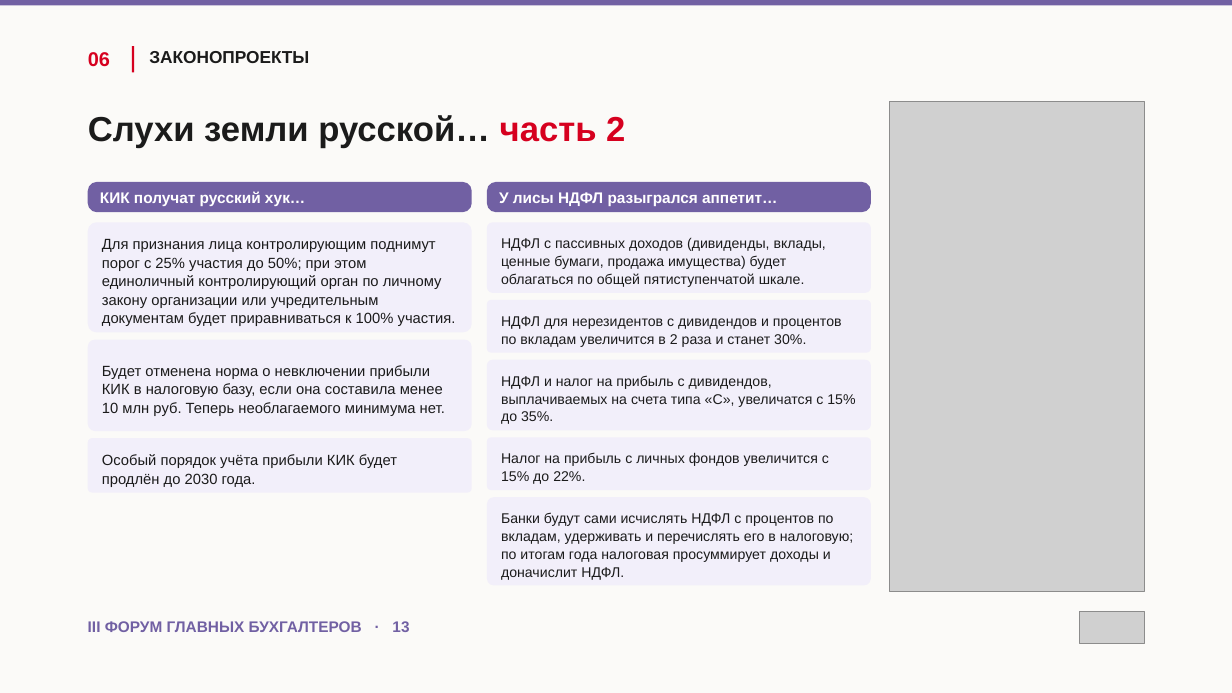
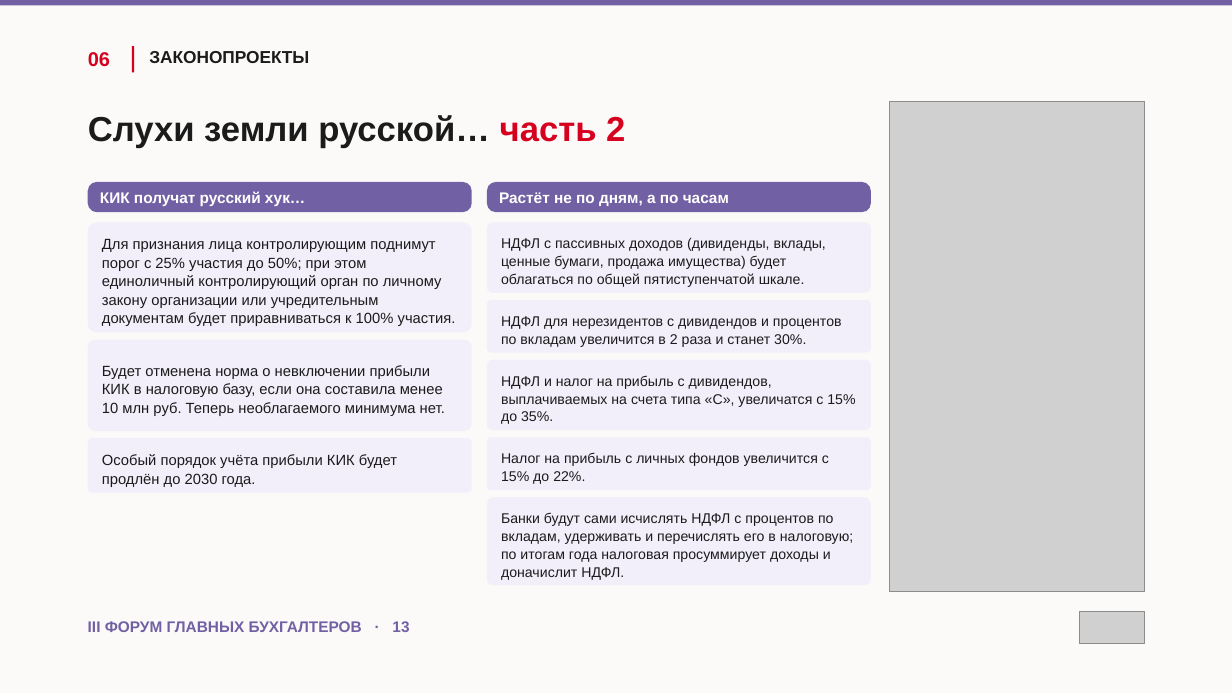
Before and after one commit to fagencymarketing-coder/design-system, a slide deck: slide 13 of conference-skazbuh/presentations/Пушкина_Екатерина_Сказочная_бухгалтерия.pptx. Drawn at 1232x693 pixels with LibreOffice and Linux fonts; fonts in the diff are those of the drawing; grey boxes stand for pictures. Boxes give left, top, right and bottom in pixels: in the first picture for what was removed or moved away, otherwise in the second. Text is boxed around its words. In the diff, an @@ line names an element or a change of style, - is before the commit and + after.

```diff
--- a/conference-skazbuh/presentations/Пушкина_Екатерина_Сказочная_бухгалтерия.pptx
+++ b/conference-skazbuh/presentations/Пушкина_Екатерина_Сказочная_бухгалтерия.pptx
@@ text at (499, 192, 729, 206): text changed @@
-У лисы НДФЛ разыгрался аппетит…
+Растёт не по дням, а по часам
```
Also in this commit, not shown: 6 other slides changed.
